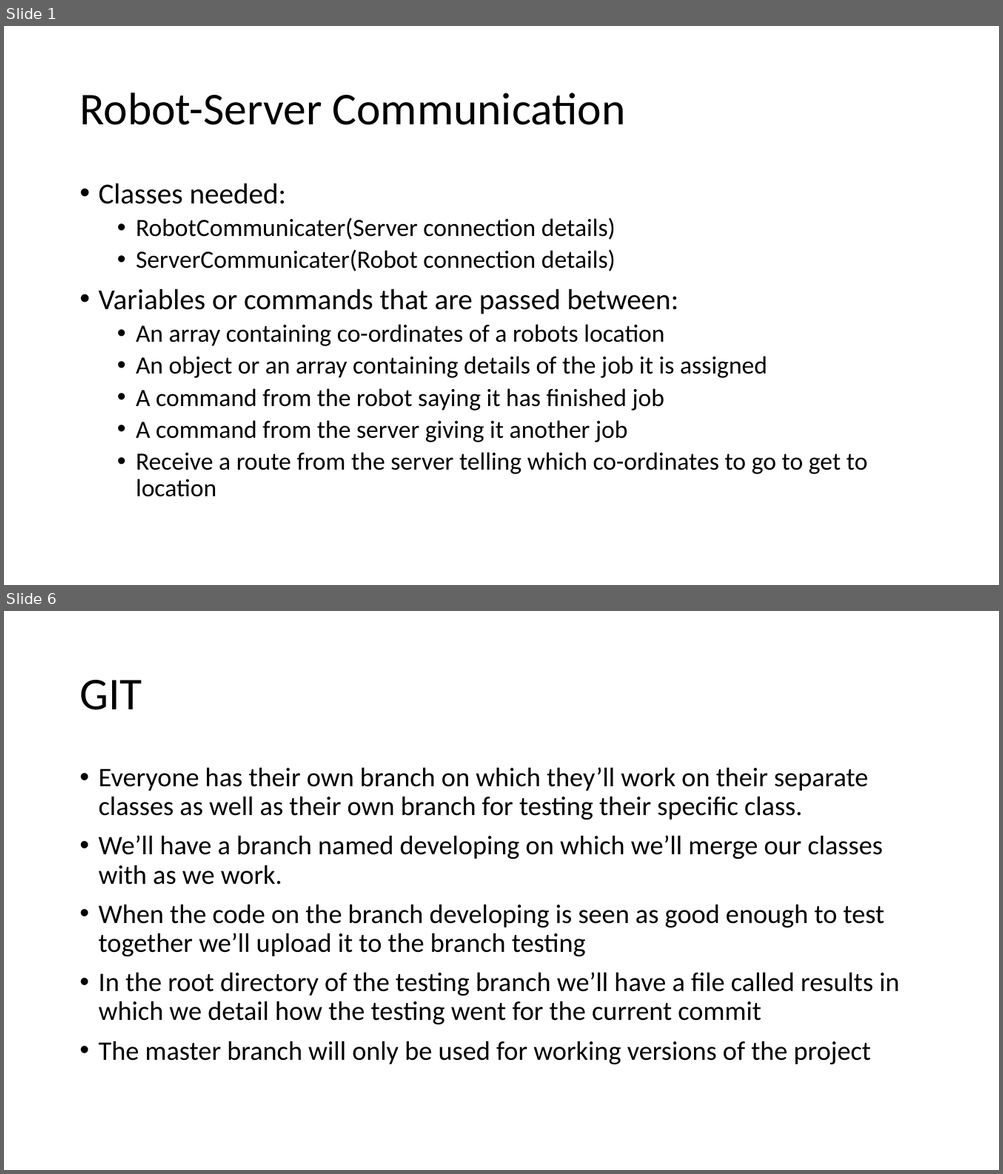
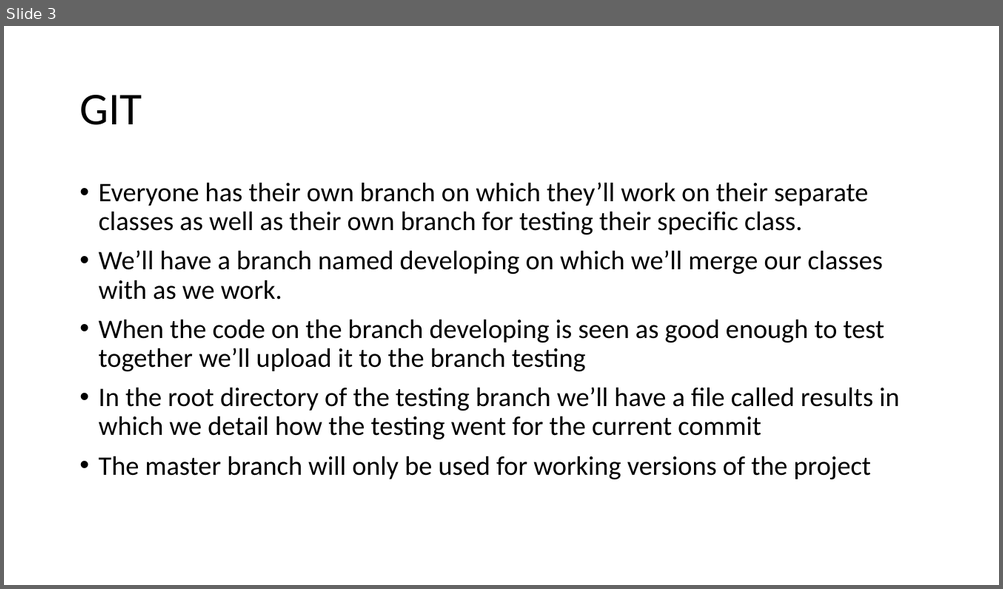
Before and after one commit to james99c/Autonomous-Warehouse-Project, a slide deck: Notes/Structure Of Classes/Presentation1.pptx. Shown one above the other, each under a label of ours: slides 1 and 6 before the commit, slide 3 after it; the slides between them are not shown. The pictures are 1003x1174 and 1003x589 pixels, drawn with LibreOffice and Linux fonts; fonts in the diff are those of the drawing. Boxes give left, top, right and bottom in pixels: in the first picture for what was removed or moved away, otherwise in the second. Text is boxed around its words. In the diff, an @@ line names an element or a change of style, - is before the commit and + after.

Commit message:
Created skeleton classes for everything

```diff
--- a/Notes/Structure Of Classes/Presentation1.pptx
+++ b/Notes/Structure Of Classes/Presentation1.pptx
@@ slide 1 removed at box(4, 26, 999, 585), background #FFFFFF @@
@@ title removed at box(79, 93, 626, 125) @@
-Robot-Server Communication
@@ text removed at box(99, 183, 868, 497) @@
-• Classes needed:
-  • RobotCommunicater(Server connection details)
-  • ServerCommunicater(Robot connection details)
-• Variables or commands that are passed between:
-  • An array containing co-ordinates of a robots location
-  • An object or an array containing details of the job it is assigned
-  • A command from the robot saying it has finished job
-  • A command from the server giving it another job
-  • Receive a route from the server telling which co-ordinates to go to get to location
@@ what was slide 6 is now slide 3 @@
```
Also in this commit, not shown: 2 slides changed, 2 other slides removed, 26 other files.
